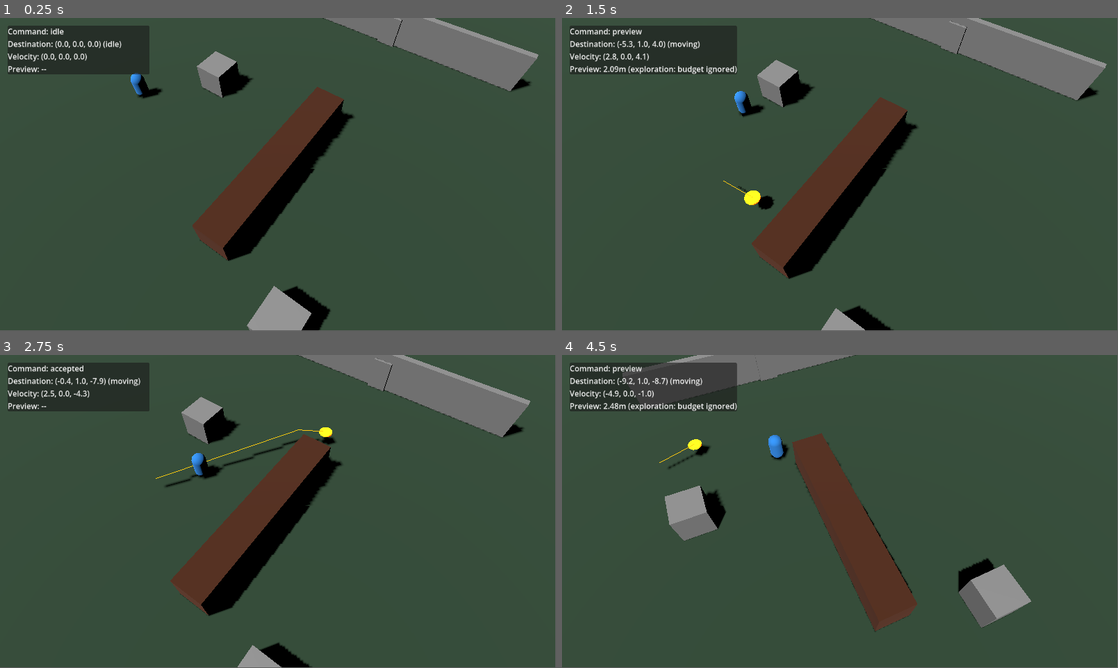
Above: before the commit, frames 1-4 (two rows, left to right).
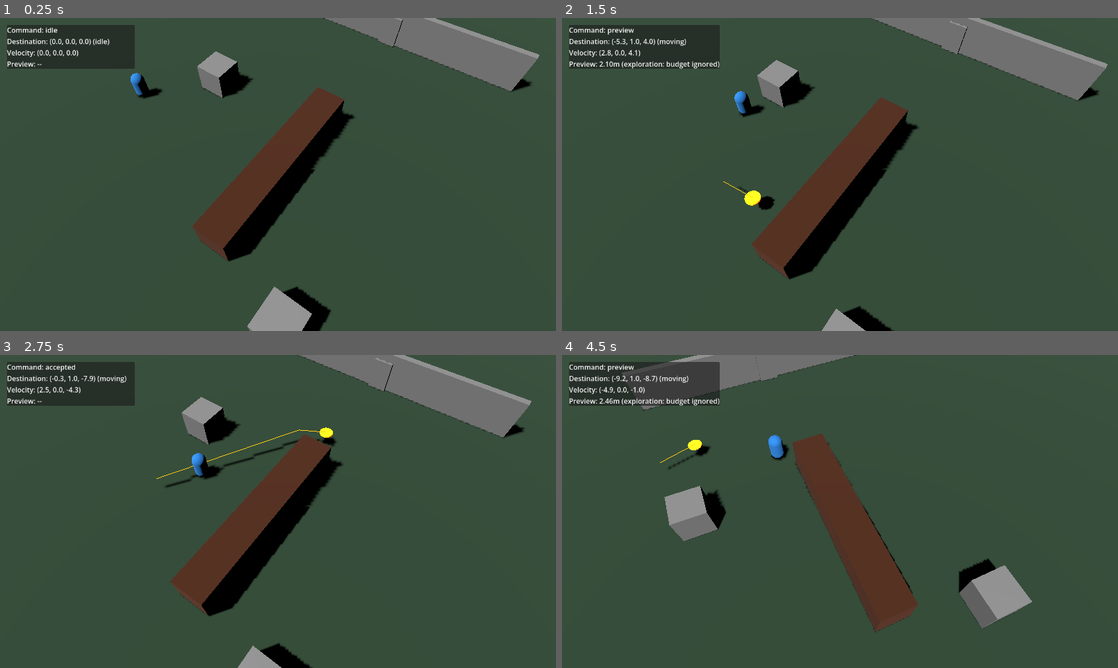
Above: after the commit, the same moments.

Repository: ialvarenga/dnd-rpg
Game: Godot game, scene res://scenes/test_arena.tscn
The game is run twice, just before and just after one commit, with the same random seed, the same clock (stepped at 60 frames per second) and the same inputs.
Inputs (mouse positions are in pixels of both pictures, inside the frame that each line leads up to):
- Up to frame 1 (0.25 s): no input
- Up to frame 2 (1.5 s): tap Enter at 0.5 s; move the mouse to (962, 158) at 0.52 s; tap S (camera_pan_back) at 0.6 s; click (962, 158) at 0.67 s; drag from (728, 190) to (812, 237) at 1.27 s
- Up to frame 3 (2.75 s): move the mouse to (333, 442) at 2.02 s; tap A (camera_pan_left) at 2.1 s; click (333, 442) at 2.17 s
- Up to frame 4 (4.5 s): drag from (812, 574) to (673, 464) at 2.77 s; move the mouse to (1006, 558) at 3.52 s; hold Q (camera_rotate_left) 3.53-4.25 s; click (1006, 558) at 3.67 s; drag from (673, 464) to (756, 433) at 4.27 s
In our replay, the window is 799x449 before the commit and 800x450 after it. These sizes can differ from the game's own. Grey fills any space a smaller window leaves; there, only what the larger window draws over its background counts as a difference.

The runs differ from the first frame. In frame 1, 2.0% of the frame differs, in the area x 1-97%, y 0-100%; in frame 2, 2.5%, in the area x 1-99%, y 0-100%; in frame 3, 2.1%; in frame 4, 2.3%.

Commit message:
added save replay etc

Diff:
--- a/godot/project.godot
+++ b/godot/project.godot
@@ -1,25 +1,25 @@
 ; Engine configuration file.
-; Godot 4.6 project. Jolt is the selected new-project default; see ADR-002.
+; It's best edited using the editor UI and not directly,
+; since the parameters that go here are not all obvious.
+;
+; Format:
+;   [section] ; section goes between []
+;   param=value ; assign values to parameters
+
 config_version=5
 
 [application]
+
 config/name="Deterministic Tactical RPG"
 run/main_scene="res://scenes/test_arena.tscn"
+config/features=PackedStringArray("4.7")
 
 [display]
 
-[display/window]
-size/viewport_width=1280
-size/viewport_height=720
-size/window_width_override=1280
-size/window_height_override=720
-
-[rendering]
-renderer/rendering_method="gl_compatibility"
-renderer/rendering_method.mobile="gl_compatibility"
-
-[physics/3d]
-physics_engine="JoltPhysics3D"
+window/size/viewport_width=1280
+window/size/viewport_height=720
+window/size/window_width_override=1280
+window/size/window_height_override=720
 
 [input]
 
@@ -54,10 +54,20 @@
 ]
 }
 
-[layer_names/3d_physics]
-layer_1="terrain"
-layer_2="character"
-layer_3="interactable"
-layer_4="cover"
-layer_5="trigger"
-layer_6="projectile"
+[layer_names]
+
+3d_physics/layer_1="terrain"
+3d_physics/layer_2="character"
+3d_physics/layer_3="interactable"
+3d_physics/layer_4="cover"
+3d_physics/layer_5="trigger"
+3d_physics/layer_6="projectile"
+
+[physics]
+
+3d/physics_engine="JoltPhysics3D"
+
+[rendering]
+
+renderer/rendering_method="gl_compatibility"
+renderer/rendering_method.mobile="gl_compatibility"
--- a/godot/sim/battle_state.gd
+++ b/godot/sim/battle_state.gd
@@ -9,6 +9,11 @@
 var rng_seed: int = 0
 var rng_state: int = 0
 var world_flags: Dictionary = {}
+
+## Interactable world objects (door/chest/lever -- Fase A9), keyed by stable
+## string id. Authoritative: only Resolver.apply() mutates entries, same as
+## actors.
+var interactables: Dictionary = {}
 
 ## Identifies which AbilityDefinition/ConditionDefinition content this state
 ## was produced under (see DefinitionLibrary.CONTENT_VERSION), so a future
@@ -23,6 +28,10 @@
 	for actor_id_variant in actor_ids:
 		var actor_id: int = actor_id_variant
 		copy.actors[actor_id] = (actors[actor_id] as ActorState).clone()
+	var interactable_ids: Array = interactables.keys()
+	interactable_ids.sort()
+	for interactable_id in interactable_ids:
+		copy.interactables[interactable_id] = (interactables[interactable_id] as InteractableState).clone()
 	copy.initiative_order = initiative_order.duplicate()
 	copy.current_turn_index = current_turn_index
 	copy.round_number = round_number
@@ -57,8 +66,19 @@
 			"disengaged": actor.disengaged,
 			"conditions": actor.conditions,
 		})
+	var interactable_snapshots: Array[Dictionary] = []
+	var interactable_ids: Array = interactables.keys()
+	interactable_ids.sort()
+	for interactable_id in interactable_ids:
+		var interactable: InteractableState = interactables[interactable_id]
+		interactable_snapshots.append({
+			"id": interactable.id,
+			"type": String(interactable.type),
+			"state": String(interactable.state),
+		})
 	return {
 		"actors": actor_snapshots,
+		"interactables": interactable_snapshots,
 		"initiative_order": initiative_order,
 		"current_turn_index": current_turn_index,
 		"round_number": round_number,
@@ -76,8 +96,14 @@
 	actor_ids.sort()
 	for actor_id_variant in actor_ids:
 		actor_data.append((actors[actor_id_variant] as ActorState).to_dict())
+	var interactable_data: Array[Dictionary] = []
+	var interactable_ids: Array = interactables.keys()
+	interactable_ids.sort()
+	for interactable_id in interactable_ids:
+		interactable_data.append((interactables[interactable_id] as InteractableState).to_dict())
 	return {
 		"actors": actor_data,
+		"interactables": interactable_data,
 		"initiative_order": initiative_order.duplicate(),
 		"current_turn_index": current_turn_index,
 		"round_number": round_number,
@@ -95,6 +121,10 @@
 		if actor_data is Dictionary:
 			var actor := ActorState.from_dict(actor_data)
 			state.actors[actor.id] = actor
+	for interactable_data in data.get("interactables", []):
+		if interactable_data is Dictionary:
+			var interactable := InteractableState.from_dict(interactable_data)
+			state.interactables[interactable.id] = interactable
 	for actor_id in data.get("initiative_order", []):
 		state.initiative_order.append(int(actor_id))
 	state.current_turn_index = int(data.get("current_turn_index", 0))
--- a/godot/sim/command.gd
+++ b/godot/sim/command.gd
@@ -4,6 +4,7 @@
 var type: StringName
 var actor_id: int
 var target_id: int = -1
+var target_interactable_id: String = ""
 var target_pos: Vector3 = Vector3.ZERO
 var metadata: Dictionary = {}
 
--- /dev/null
+++ b/godot/sim/interactable_state.gd
@@ -0,0 +1,44 @@
+class_name InteractableState
+extends RefCounted
+
+## Runtime state for a single world interactable (door/chest/lever -- Fase A9).
+## Mirrors ActorState's role: authoritative per-instance data living inside
+## BattleState, mutated only through Resolver events, never through Nodes.
+
+var id: String = ""
+var type: StringName = &""
+var state: StringName = &""
+var position: Vector3 = Vector3.ZERO
+var interact_range: float = 2.0
+
+
+func clone() -> InteractableState:
+	var copy := InteractableState.new()
+	copy.id = id
+	copy.type = type
+	copy.state = state
+	copy.position = position
+	copy.interact_range = interact_range
+	return copy
+
+
+func to_dict() -> Dictionary:
+	return {
+		"id": id,
+		"type": String(type),
+		"state": String(state),
+		"position": SimulationSerialization.value_to_data(position),
+		"interact_range": interact_range,
+	}
+
+
+static func from_dict(data: Dictionary) -> InteractableState:
+	var interactable := InteractableState.new()
+	interactable.id = str(data.get("id", ""))
+	interactable.type = StringName(str(data.get("type", "")))
+	interactable.state = StringName(str(data.get("state", "")))
+	var restored_position: Variant = SimulationSerialization.data_to_value(data.get("position", {}))
+	if restored_position is Vector3:
+		interactable.position = restored_position
+	interactable.interact_range = float(data.get("interact_range", 2.0))
+	return interactable
Not shown, added: godot/sim/interactable_state.gd.uid
